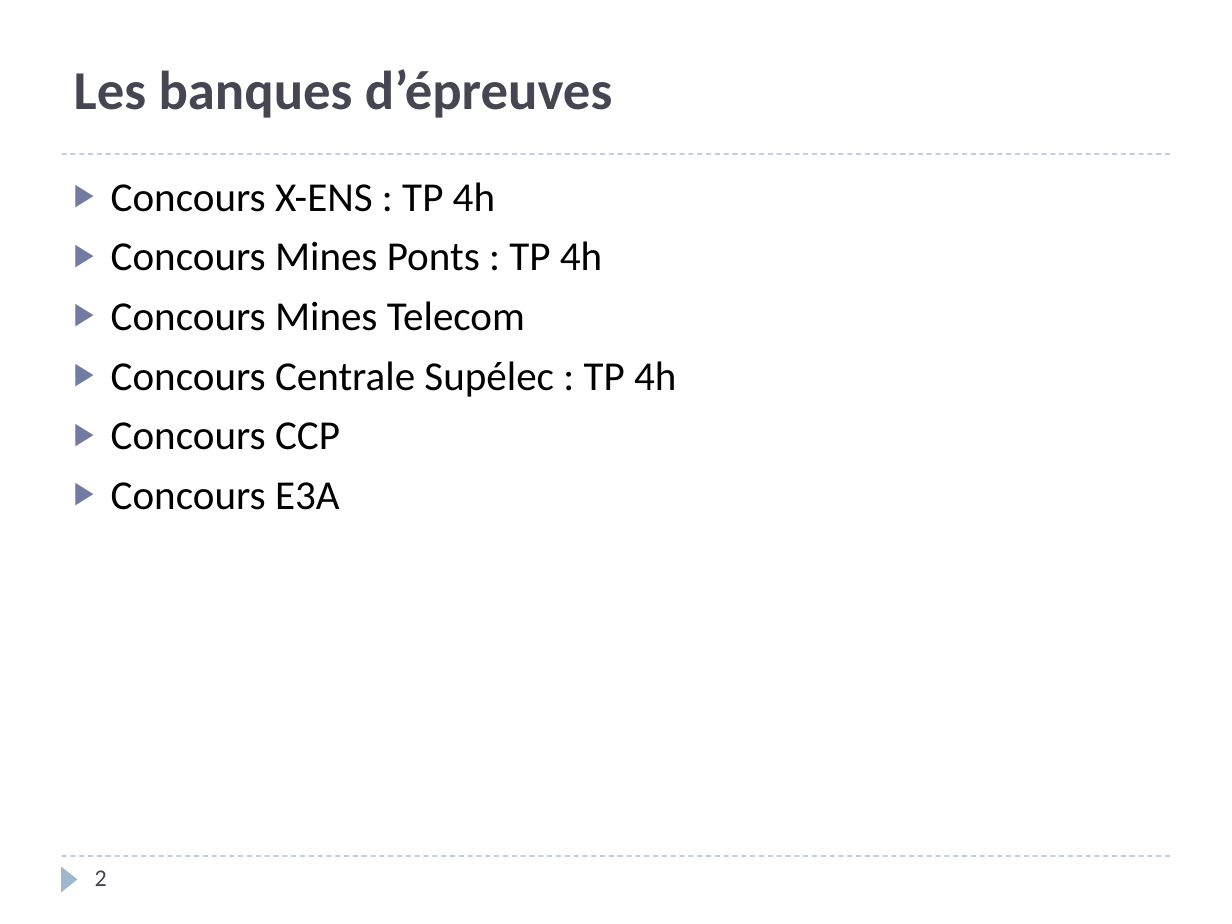
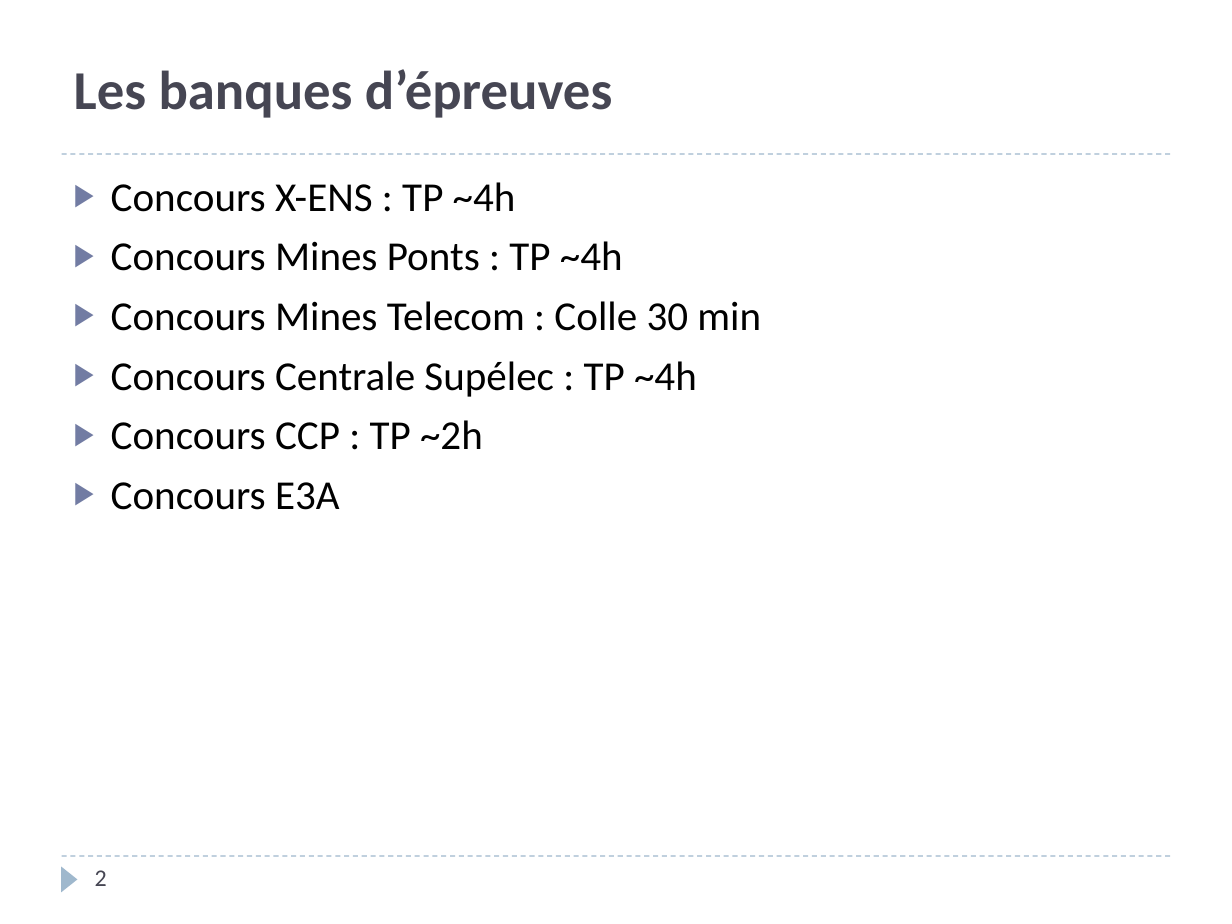
Before and after one commit to xpessoles/PSI, a slide deck: slide 2 of PreparationOral/PreparationOral.pptx. Drawn at 1232x924 pixels with LibreOffice and Linux fonts; fonts in the diff are those of the drawing. Boxes give left, top, right and bottom in pixels: in the first picture for what was removed or moved away, otherwise in the second. Text is boxed around its words. In the diff, an @@ line names an element or a change of style, - is before the commit and + after.

Commit message:
AJ

```diff
--- a/PreparationOral/PreparationOral.pptx
+++ b/PreparationOral/PreparationOral.pptx
@@ text at <box>111,182,761,450</box>: text changed @@
-▶ Concours X-ENS : TP 4h
-▶ Concours Mines Ponts : TP 4h
-▶ Concours Mines Telecom
-▶ Concours Centrale Supélec : TP 4h
-▶ Concours CCP
+▶ Concours X-ENS : TP ~4h
+▶ Concours Mines Ponts : TP ~4h
+▶ Concours Mines Telecom : Colle 30 min
+▶ Concours Centrale Supélec : TP ~4h
+▶ Concours CCP : TP ~2h
```
Also in this commit, not shown: 1 slide added.
